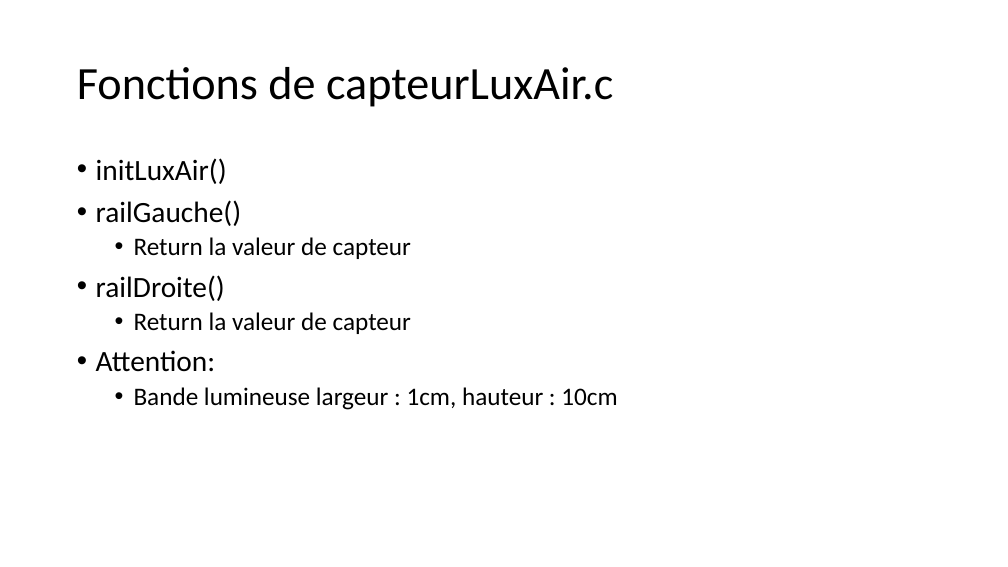
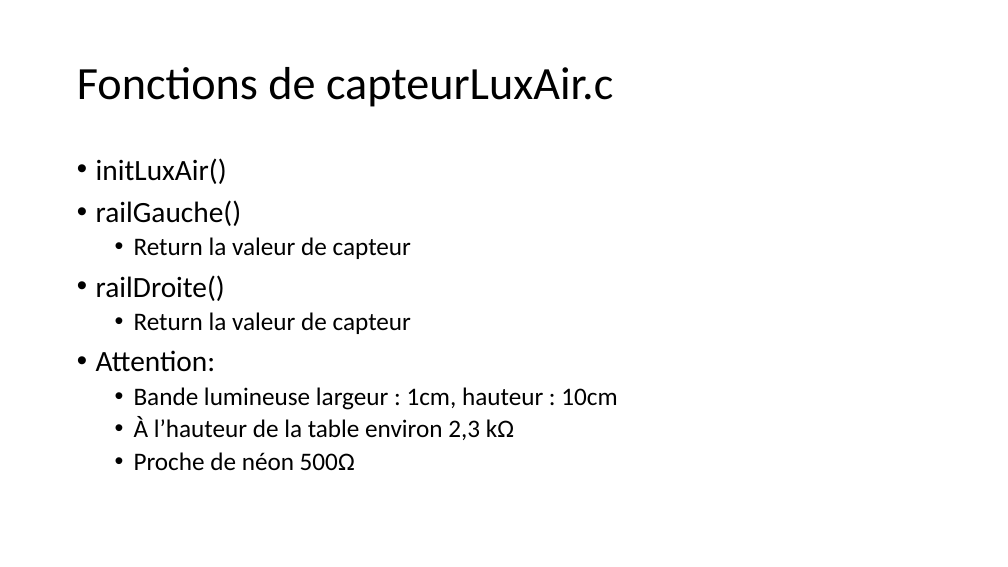
Before and after one commit to djeck/Flyton, a slide deck: slide 9 of CRReunions.pptx (slide 8 before the commit). Drawn at 1008x567 pixels with LibreOffice and Linux fonts; fonts in the diff are those of the drawing. Boxes give left, top, right and bottom in pixels: in the first picture for what was removed or moved away, otherwise in the second. Text is boxed around its words. In the diff, an @@ line names an element or a change of style, - is before the commit and + after.

```diff
--- a/CRReunions.pptx
+++ b/CRReunions.pptx
@@ text at bbox=[134, 417, 514, 470]: paragraphs added @@
+  • À l’hauteur de la table environ 2,3 kΩ
+  • Proche de néon 500Ω
```
Also in this commit, not shown: 5 other slides changed, 1 slide added.
